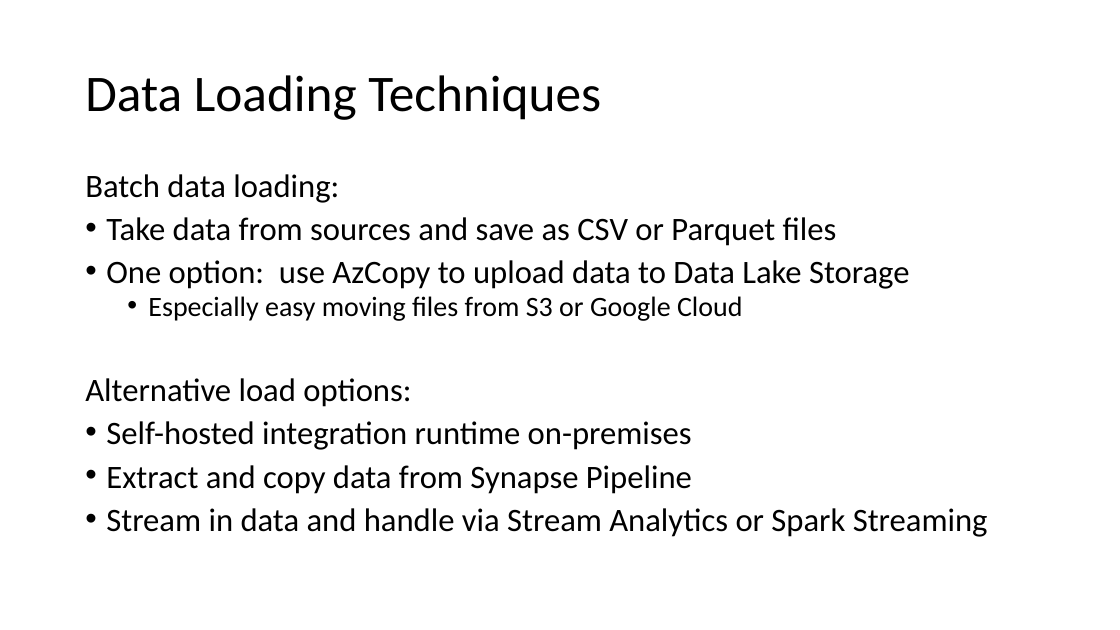
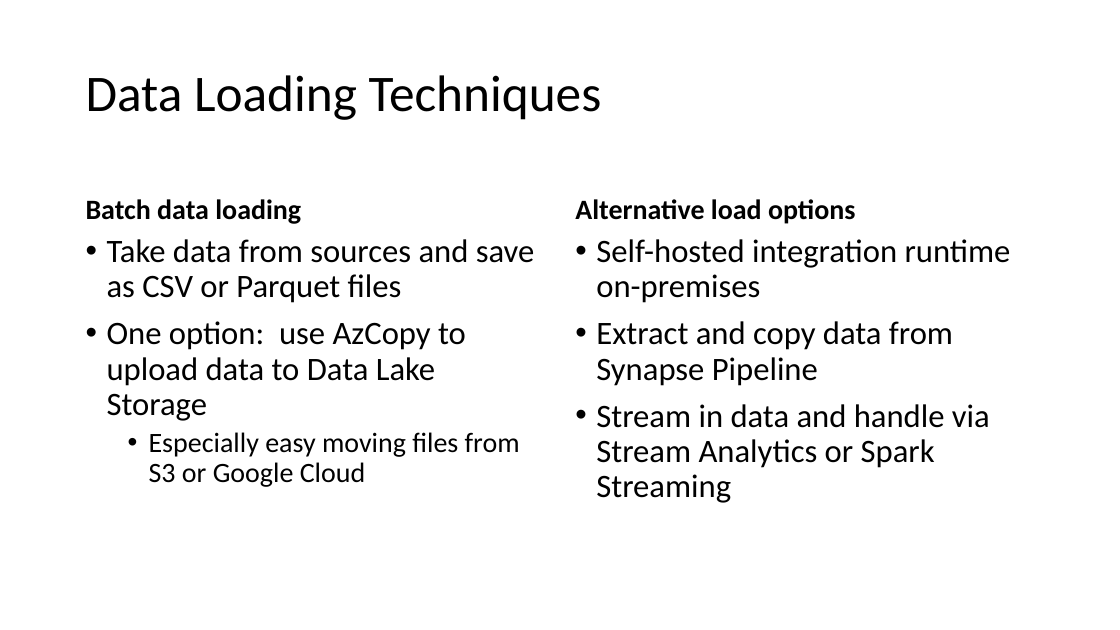
Before and after one commit to solliancenet/precon-synapse-power-bi, a slide deck: slide 51 of Slides/02 - Synapse Development.pptx. Drawn at 1120x630 pixels with LibreOffice and Linux fonts; fonts in the diff are those of the drawing. Boxes give left, top, right and bottom in pixels: in the first picture for what was removed or moved away, otherwise in the second. Text is boxed around its words. In the diff, an @@ line names an element or a change of style, - is before the commit and + after.

```diff
--- a/Slides/02 - Synapse Development.pptx
+++ b/Slides/02 - Synapse Development.pptx
@@ text at [85,174,339,203]: paragraph removed @@
-Batch data loading:
@@ text added at [86,199,301,224], 24 pt, text #000000, bold @@
+Batch data loading
@@ text added at [575,199,856,224], 24 pt, text #000000, bold @@
+Alternative load options
@@ text "Take data from sources and ...": place and size @@
-text "Take data from sources and ..." at [85,174,988,537]
+text "Take data from sources and ..." at [107,239,534,487]
@@ text "Take data from sources and ..." at [107,239,534,487]: line spacing 0.8 to 0.9 @@
@@ text added at [596,239,1011,503], 28 pt, text #000000 @@
+• Self-hosted integration runtime on-premises
+• Extract and copy data from Synapse Pipeline
+• Stream in data and handle via Stream Analytics or Spark Streaming
@@ text at [85,378,988,537]: paragraphs removed @@
-Alternative load options:
-• Self-hosted integration runtime on-premises
-• Extract and copy data from Synapse Pipeline
-• Stream in data and handle via Stream Analytics or Spark Streaming
```
Also in this commit, not shown: 8 other slides changed, 1 other file.
